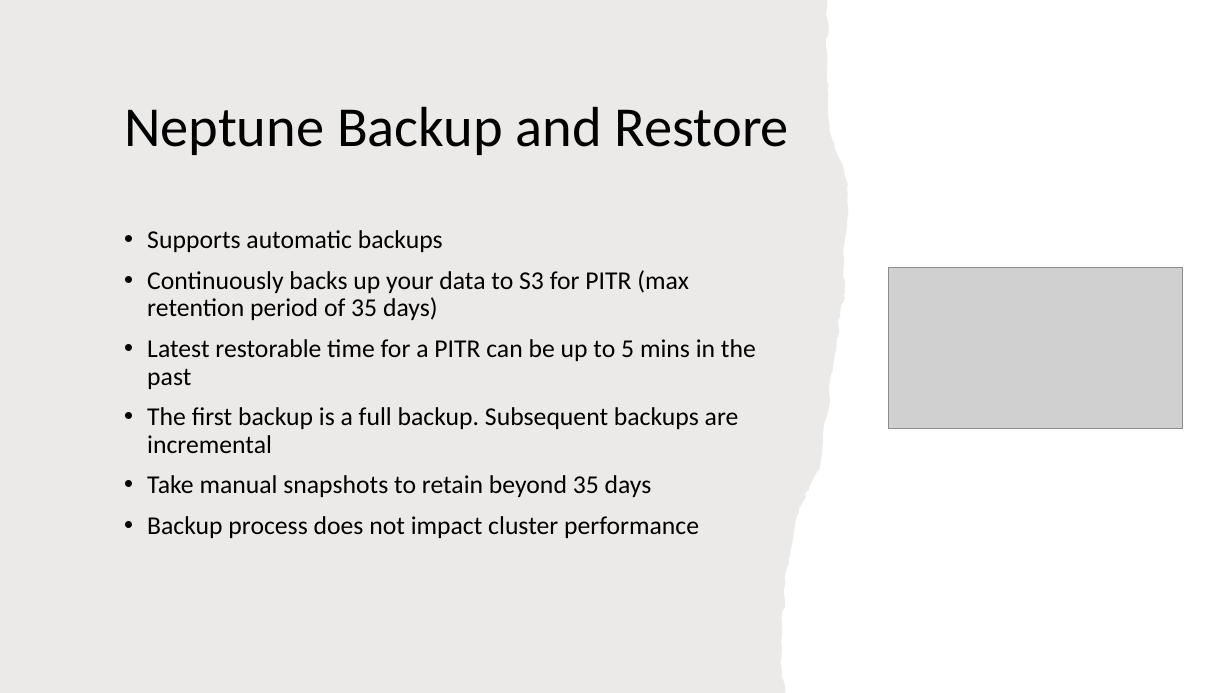
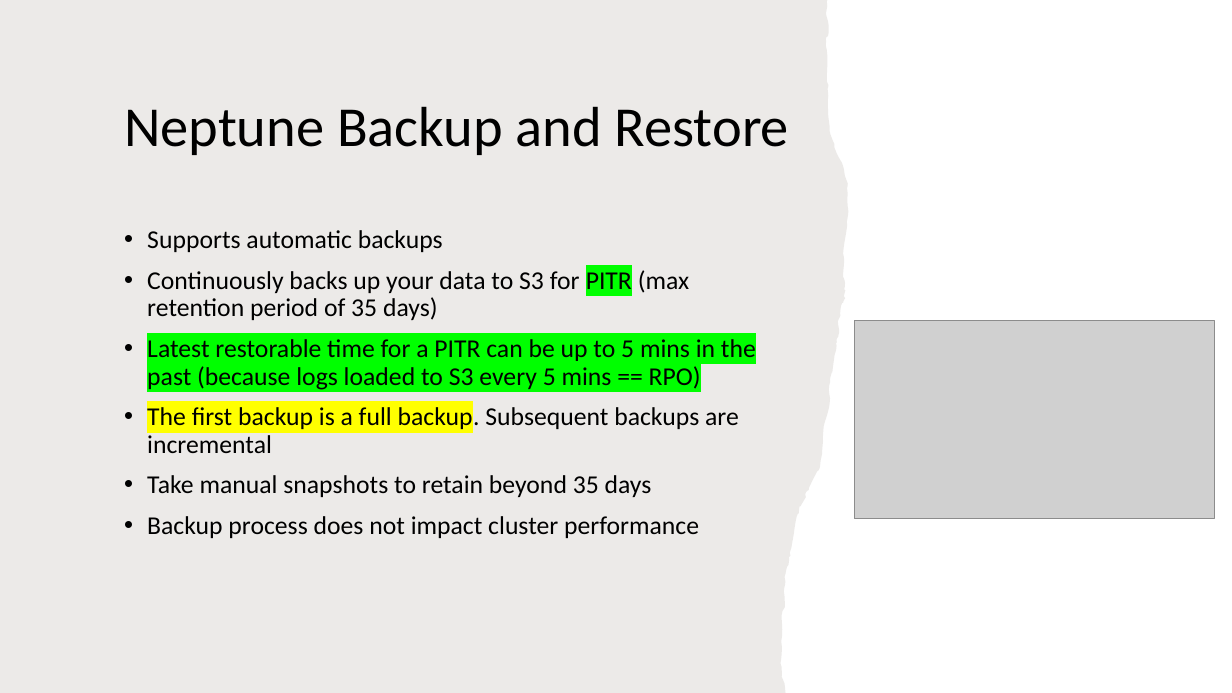
Before and after one commit to IlyaChakun/aws-iba-courses, a slide deck: slide 10 of lecture-materials/Databases/Neptune/aws_neptune.pptx. Drawn at 1232x693 pixels with LibreOffice and Linux fonts; fonts in the diff are those of the drawing; grey boxes stand for pictures. Boxes give left, top, right and bottom in pixels: in the first picture for what was removed or moved away, otherwise in the second. Text is boxed around its words. In the diff, an @@ line names an element or a change of style, - is before the commit and + after.

```diff
--- a/lecture-materials/Databases/Neptune/aws_neptune.pptx
+++ b/lecture-materials/Databases/Neptune/aws_neptune.pptx
@@ text at bbox=[147, 270, 739, 453]: highlight none to #00FF00 in "PITR"; highlight none to #FFFF00 in "The first backup is a full backup." @@
@@ picture: place and size @@
-picture at bbox=[889, 267, 1183, 429]
+picture at bbox=[855, 321, 1215, 518]
@@ text at bbox=[147, 339, 756, 390]: text changed @@
-• Latest restorable time for a PITR can be up to 5 mins in the past
+• Latest restorable time for a PITR can be up to 5 mins in the past (because logs loaded to S3 every 5 mins == RPO)
```
Also in this commit, not shown: 17 other slides changed, 5 other files.
